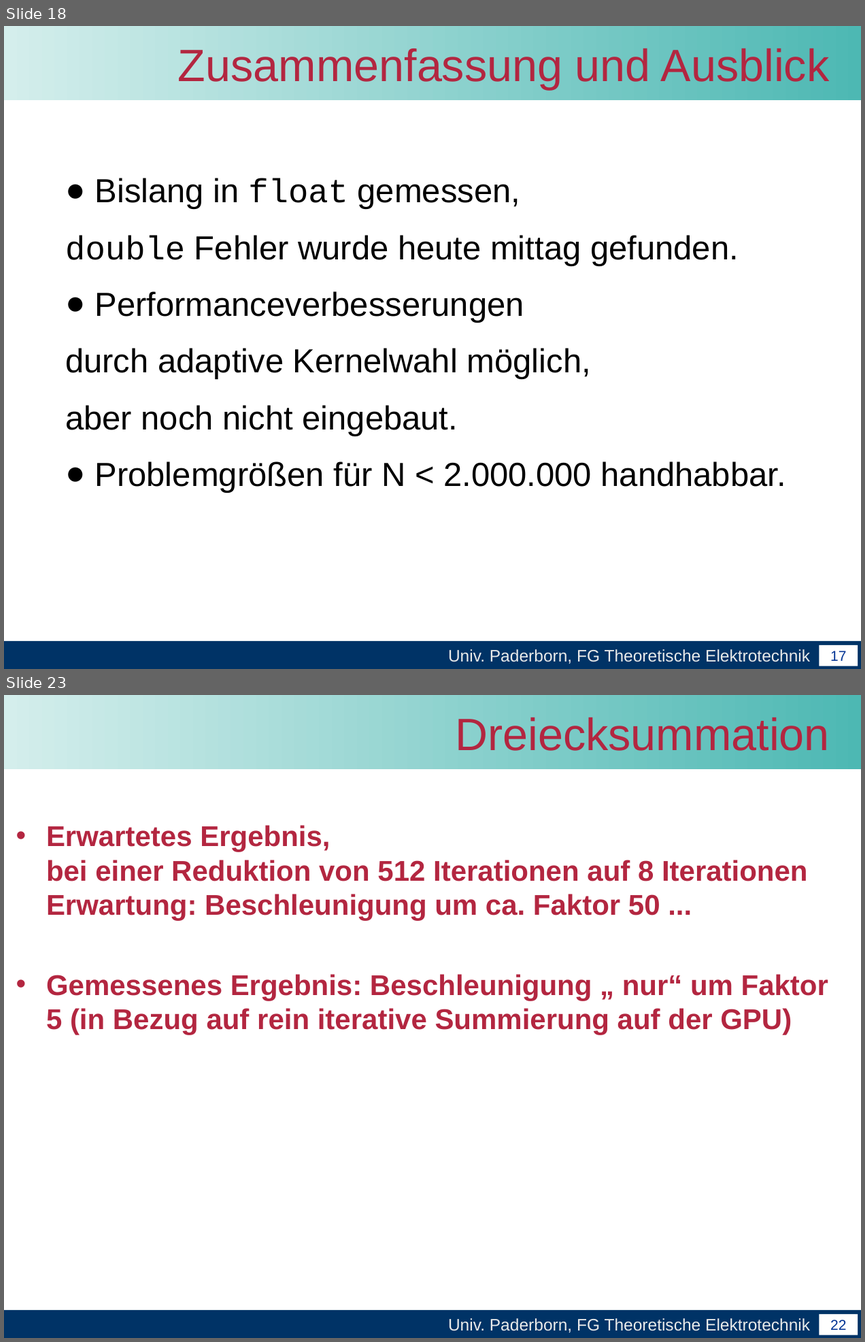
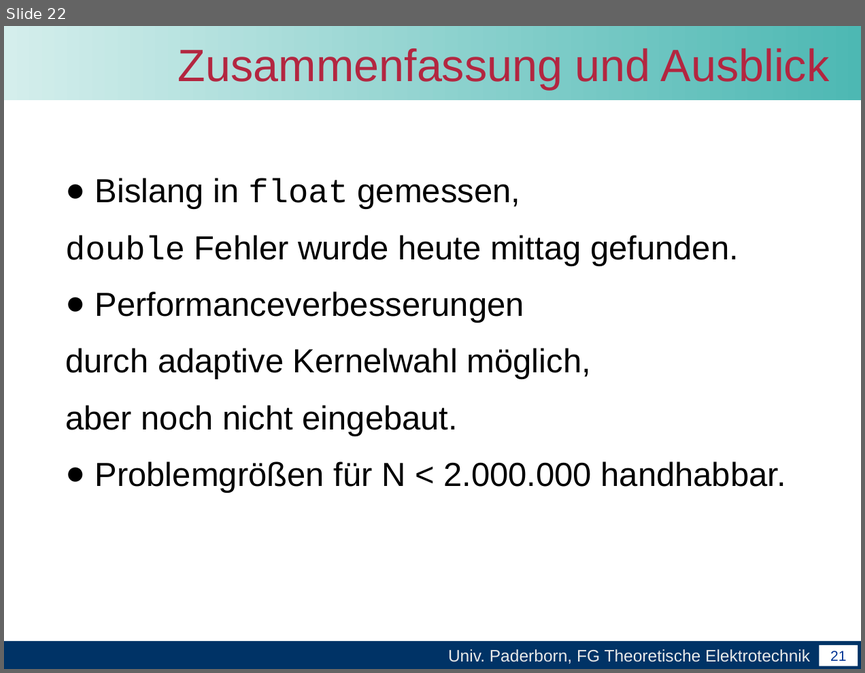
Before and after one commit to leonard117/arbeittet, a slide deck: Master_arbeit/word/Abschlussvortrag der Masterarbeit.pptx. Shown one above the other, each under a label of ours: slides 18 and 23 before the commit, slide 22 after it; the slides between them are not shown. The pictures are 865x1342 and 865x673 pixels, drawn with LibreOffice and Linux fonts; fonts in the diff are those of the drawing; background and template pictures are left out. Boxes give left, top, right and bottom in pixels: in the first picture for what was removed or moved away, otherwise in the second. Text is boxed around its words. In the diff, an @@ line names an element or a change of style, - is before the commit and + after.

```diff
--- a/Master_arbeit/word/Abschlussvortrag der Masterarbeit.pptx
+++ b/Master_arbeit/word/Abschlussvortrag der Masterarbeit.pptx
@@ slide 23 removed at [4,695,861,1338], background #FFFFFF; not listed: 4 template elements that a slide beside it also shows @@
@@ title removed at [455,717,830,751] @@
-Dreiecksummation
@@ text removed at [46,825,828,1034] @@
-• Erwartetes Ergebnis,
-  bei einer Reduktion von 512 Iterationen auf 8 Iterationen Erwartung: Beschleunigung um ca. Faktor 50 ...
-• Gemessenes Ergebnis: Beschleunigung „ nur“ um Faktor 5 (in Bezug auf rein iterative Summierung auf der GPU)
@@ what was slide 18 is now slide 22 @@
@@ page number at [830,650,846,660]: text changed @@
-17
+21
```
Also in this commit, not shown: 3 slides changed, 14 slides added, 13 other slides removed.
